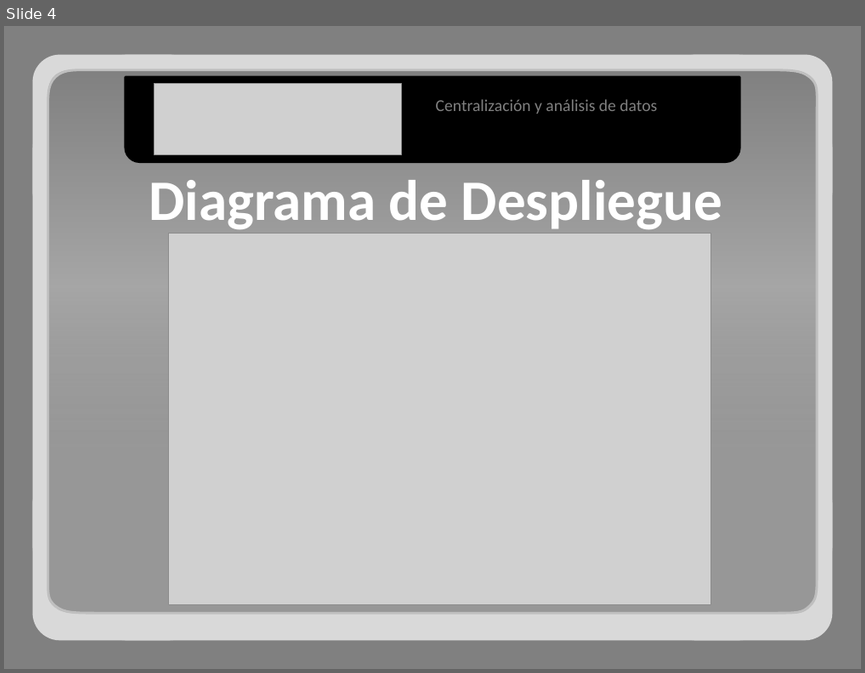
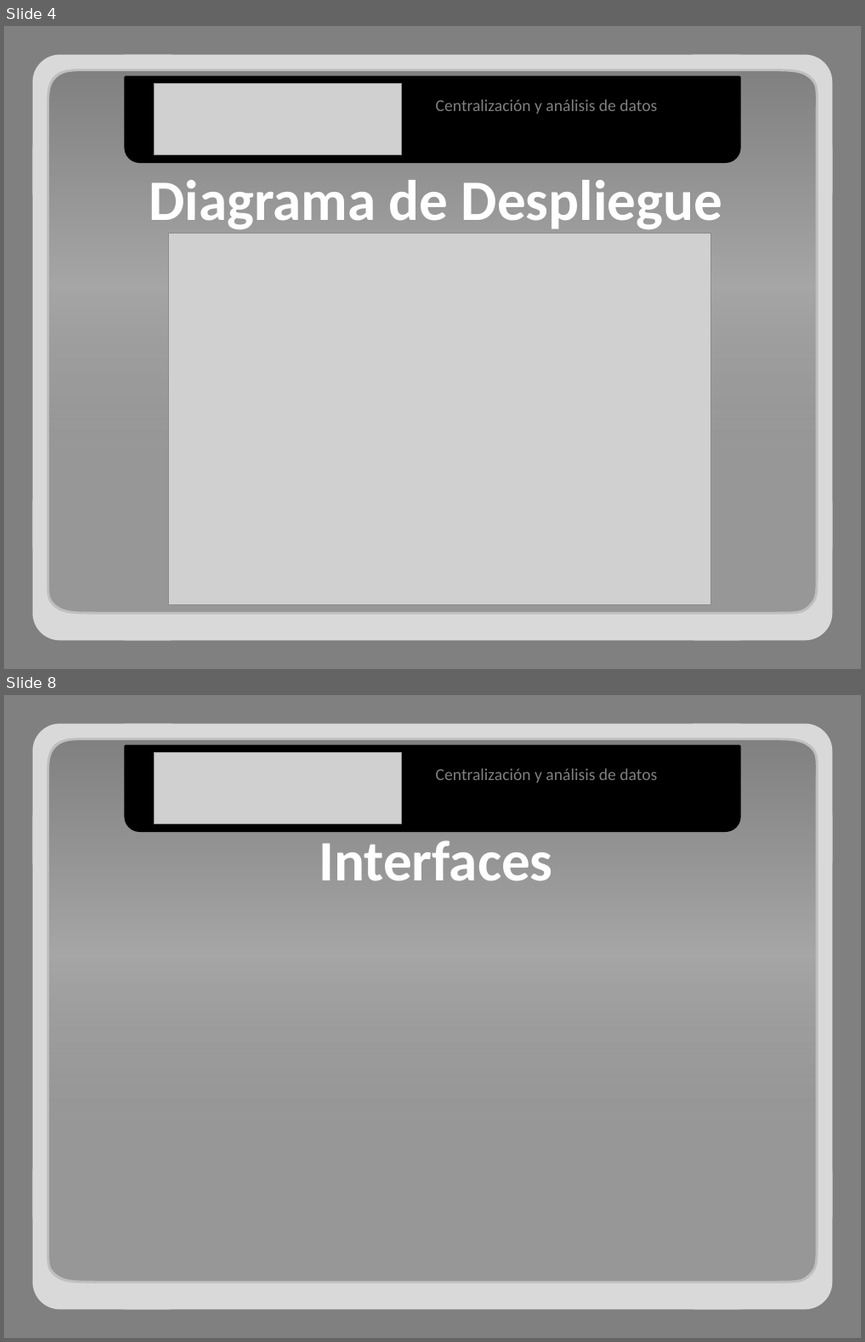
Before and after one commit to adrianachelotti/tallerdesarrollo1ero2011, a slide deck: Presentacion/Tecnica/Presentacion Tecnica.pptx. Shown one above the other, each under a label of ours: slide 4 before the commit, slides 4 and 8 after it; the slides between them are not shown. The pictures are 865x673 and 865x1342 pixels, drawn with LibreOffice and Linux fonts; fonts in the diff are those of the drawing; grey boxes stand for pictures. Boxes give left, top, right and bottom in pixels: in the first picture for what was removed or moved away, otherwise in the second. Text is boxed around its words. In the diff, an @@ line names an element or a change of style, - is before the commit and + after.

```diff
--- a/Presentacion/Tecnica/Presentacion Tecnica.pptx
+++ b/Presentacion/Tecnica/Presentacion Tecnica.pptx
@@ slide 8 added at (4,695,861,1338), background #808080 @@
@@ freeform shape added at (46,737,818,1281), fill gradient #808080 to #A6A6A6, outline #BFBFBF 2 pt @@
@@ round same rect added at (126,746,740,831), fill #000000, outline #000000 2 pt @@
@@ picture added at (154,753,402,823) @@
@@ text added at (436,768,657,783), 14 pt, text #808080 @@
+Centralización y análisis de datos
@@ text added at (318,840,552,881), 48 pt, text #FFFFFF, bold @@
+Interfaces
@@ group added at (32,723,833,1310): 5 rounded rectangles @@
```
Also in this commit, not shown: 3 other slides added.
